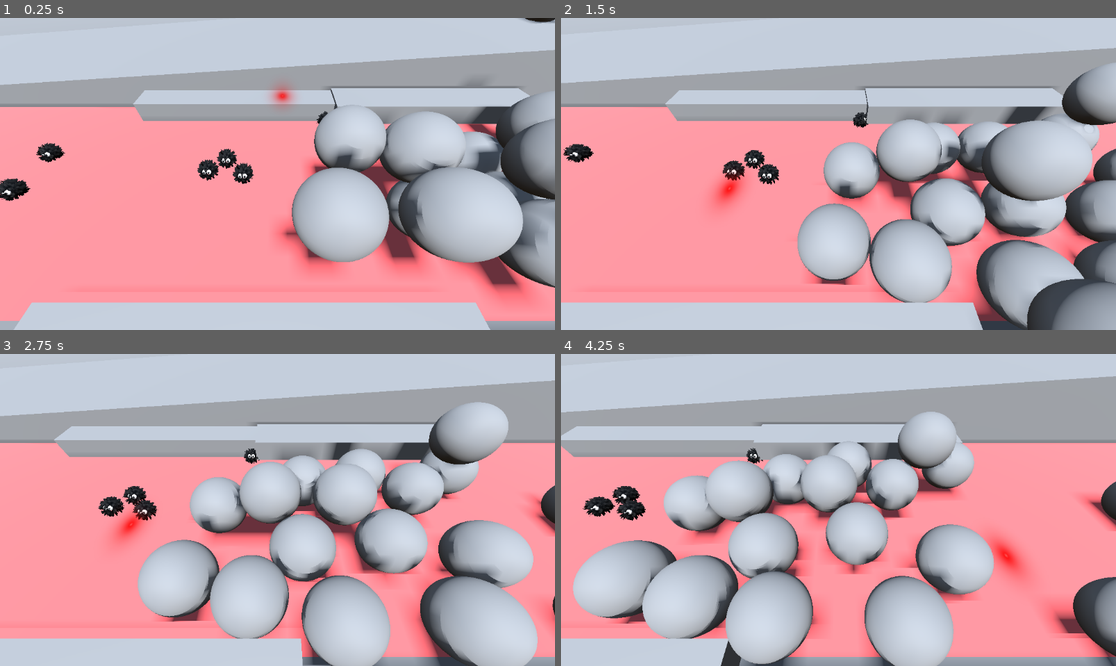
Above: before the commit, frames 1-4 (two rows, left to right).
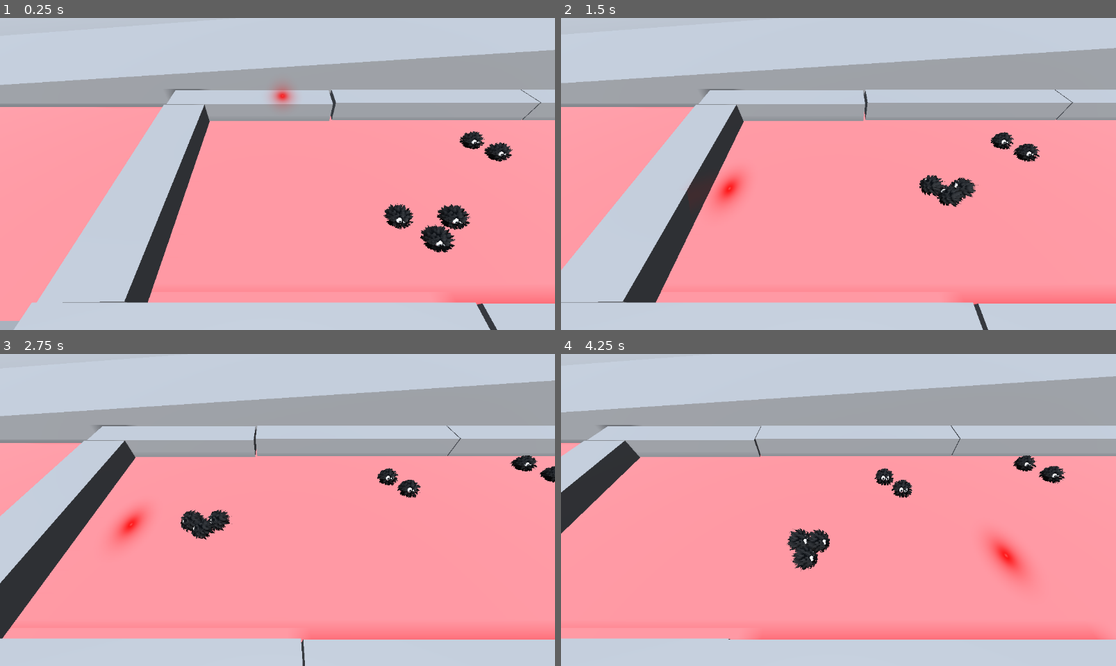
Above: after the commit, the same moments.

Repository: CaptainPMM/LD56
Game: Godot game, scene res://scenes/blockout.tscn
Two runs of this game, one before a commit and one after it. Both use one fixed random seed, a clock stepped at 60 frames per second and the inputs below. Before the commit the project starts from res://scenes/world.tscn.
Inputs (mouse positions are in pixels of both pictures, inside the frame that each line leads up to):
- Up to frame 1 (0.25 s): no input
- Up to frame 2 (1.5 s): move the mouse to (960, 158) at 0.52 s; tap Space at 0.77 s; move the mouse to (727, 189) at 1.27 s
- Up to frame 3 (2.75 s): tap Space at 1.52 s; move the mouse to (333, 441) at 2.02 s
- Up to frame 4 (4.25 s): move the mouse to (810, 572) at 2.77 s; tap Space at 3.02, 3.77 s; move the mouse to (1005, 556) at 3.52 s

The runs differ from the first frame. In frame 1, 37% of the frame differs, in the area x 0-100%, y 0-100%; in frame 2, 43%; in frame 3, 44%; in frame 4, 45%, in the area x 0-100%, y 18-100%.

Commit message:
Disable transparency

Diff:
--- a/project.godot
+++ b/project.godot
@@ -11,7 +11,7 @@
 [application]
 
 config/name="LD56"
-run/main_scene="res://scenes/world.tscn"
+run/main_scene="res://scenes/blockout.tscn"
 config/features=PackedStringArray("4.3", "GL Compatibility")
 config/icon="res://icon.svg"
 
@@ -29,4 +29,3 @@
 renderer/rendering_method="gl_compatibility"
 renderer/rendering_method.mobile="gl_compatibility"
 anti_aliasing/quality/msaa_3d=3
-viewport/transparent_background=true
